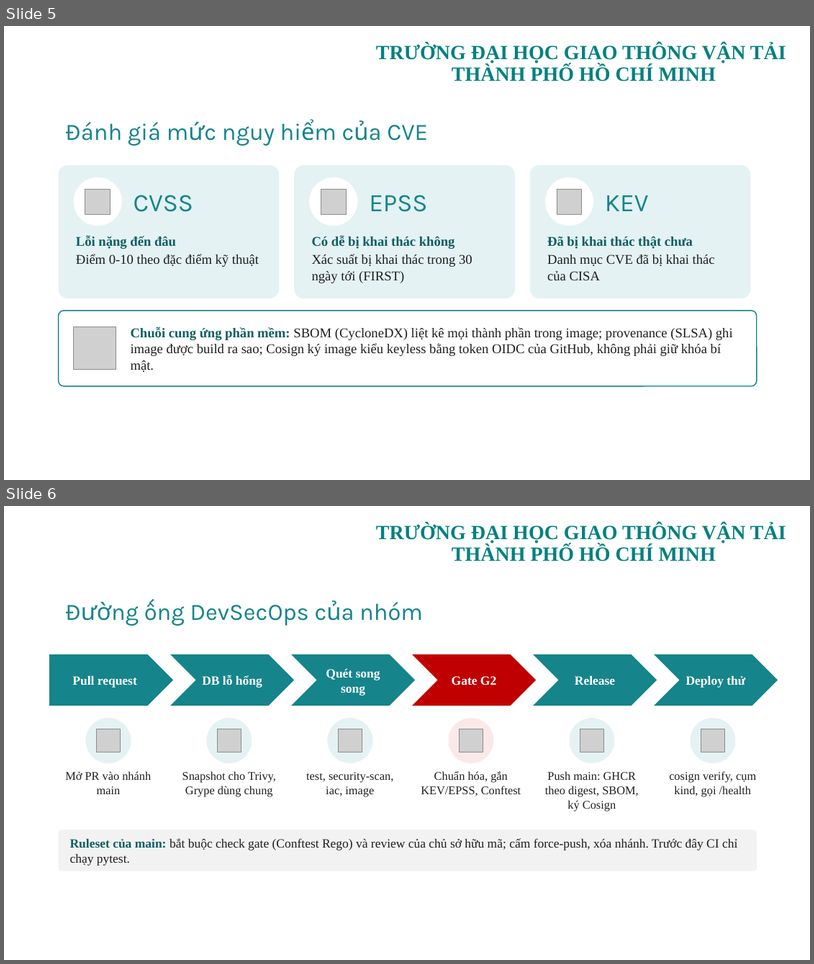
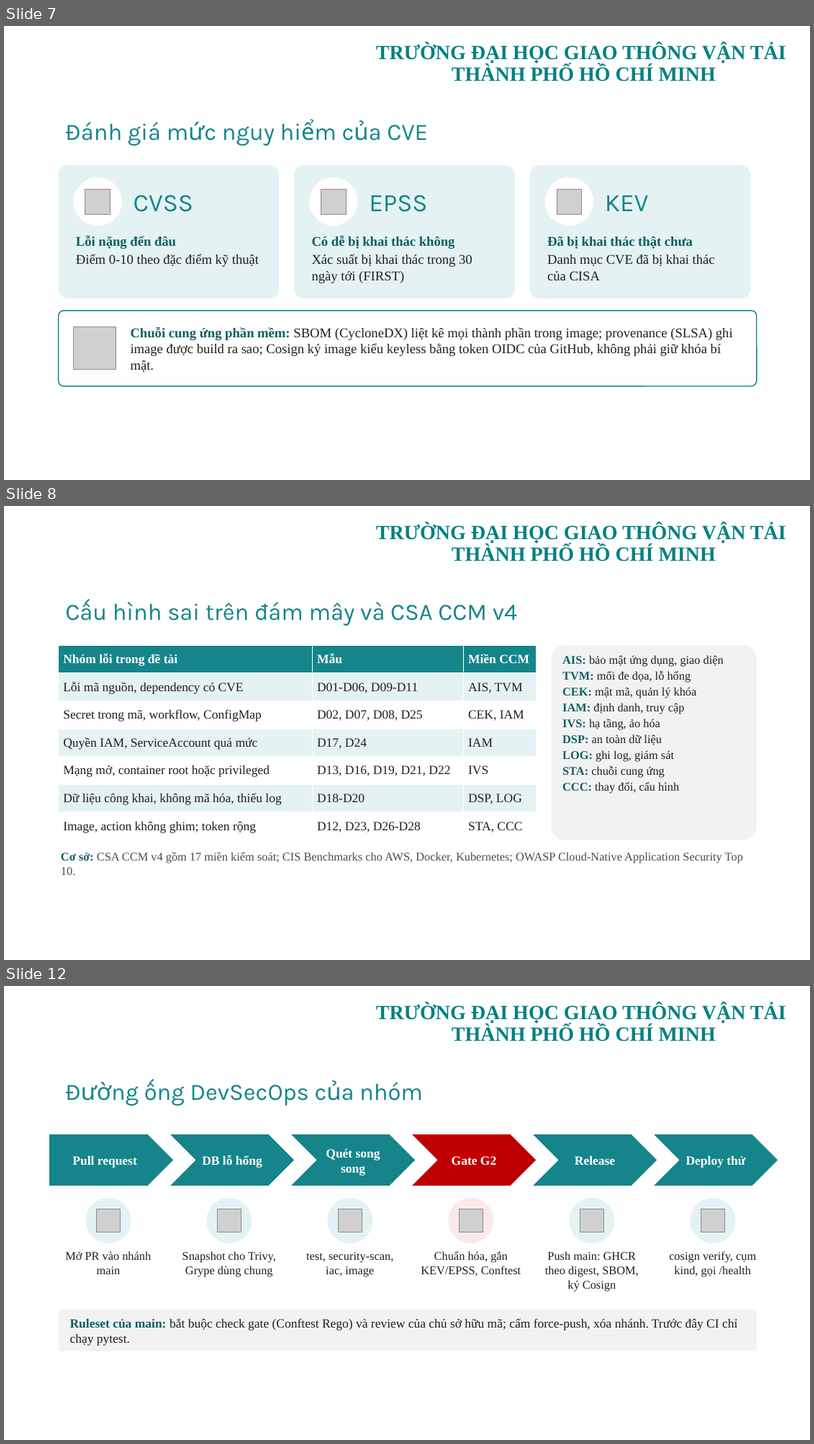
Before and after one commit to tranhuultai/012012303904_21_DevSecOps, a slide deck: PPTX/DeTai21_DevSecOps.pptx. Shown one above the other, each under a label of ours: slides 5 and 6 before the commit, slides 7, 8 and 12 after it; the slides between them are not shown. The pictures are 814x964 and 814x1444 pixels, drawn with LibreOffice and Linux fonts; fonts in the diff are those of the drawing; grey boxes stand for pictures; background and template pictures are left out. Boxes give left, top, right and bottom in pixels: in the first picture for what was removed or moved away, otherwise in the second. Text is boxed around its words. In the diff, an @@ line names an element or a change of style, - is before the commit and + after.

```diff
--- a/PPTX/DeTai21_DevSecOps.pptx
+++ b/PPTX/DeTai21_DevSecOps.pptx
@@ slide 8 added at (4, 506, 810, 960), background picture (left out); not listed: 1 template element that a slide beside it also shows @@
@@ title added at (113, 602, 518, 626), 28 pt, text #15848B @@
+Cấu hình sai trên đám mây và CSA CCM v4
@@ table added at (59, 645, 536, 840), 7 rows, 3 columns @@
+Nhóm lỗi trong đề tài | Mẫu | Miền CCM
+Lỗi mã nguồn, dependency có CVE | D01-D06, D09-D11 | AIS, TVM
+Secret trong mã, workflow, ConfigMap | D02, D07, D08, D25 | CEK, IAM
+Quyền IAM, ServiceAccount quá mức | D17, D24 | IAM
+Mạng mở, container root hoặc privileged | D13, D16, D19, D21, D22 | IVS
+Dữ liệu công khai, không mã hóa, thiếu log | D18-D20 | DSP, LOG
+Image, action không ghim; token rộng | D12, D23, D26-D28 | STA, CCC
@@ rounded rectangle added at (551, 645, 757, 840), fill #F2F2F2 @@
@@ text added at (563, 655, 724, 793), 14 pt, text #1E1E1E @@
+AIS: bảo mật ứng dụng, giao diện
+TVM: mối đe dọa, lỗ hổng
+CEK: mật mã, quản lý khóa
+IAM: định danh, truy cập
+IVS: hạ tầng, ảo hóa
+DSP: an toàn dữ liệu
+LOG: ghi log, giám sát
+STA: chuỗi cung ứng
+CCC: thay đổi, cấu hình
@@ text added at (61, 852, 743, 875), 14 pt, text #4A4A4A @@
+Cơ sở: CSA CCM v4 gồm 17 miền kiểm soát; CIS Benchmarks cho AWS, Docker, Kubernetes; OWASP Cloud-Native Application Security Top 10.
@@ page number added at (574, 926, 756, 951), 12 pt, text #FFFFFF @@
+8
@@ what was slide 5 is now slide 7 @@
@@ what was slide 6 is now slide 12 @@
```
Also in this commit, not shown: 9 other slides added, 1 slide removed.
